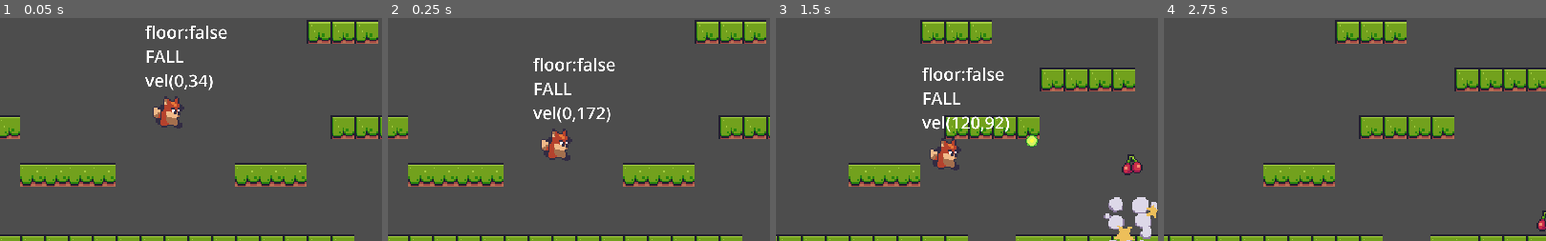
Above: before the commit, frames 1-4 (left to right).
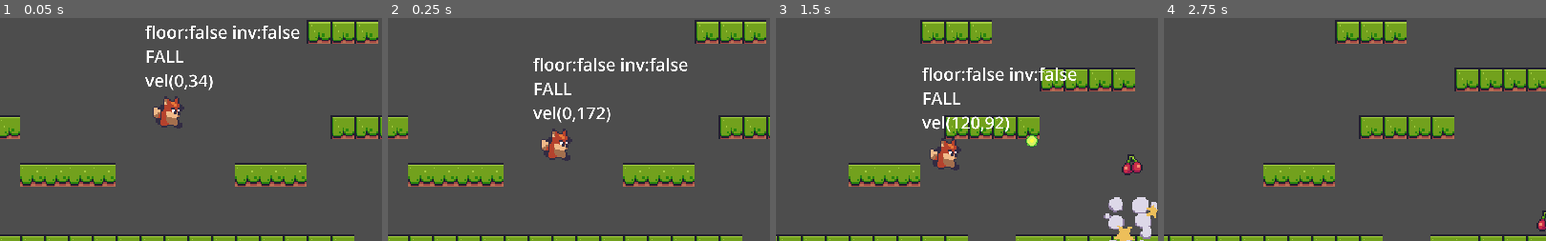
Above: after the commit, the same moments.

Repository: Babrakov/foxy-antics
Game: Godot game, scene res://scenes/level_base/level_base.tscn
Two runs of this game, one before a commit and one after it. Both use one fixed random seed, a clock stepped at 60 frames per second and the inputs below.
Inputs:
- Up to frame 1 (0.05 s): no input
- Up to frame 2 (0.25 s): no input
- Up to frame 3 (1.5 s): hold Right (right) from 0.53 s (still down); tap Space (shoot) at 0.6, 1.35 s; tap Alt (jump) at 0.77 s
- Up to frame 4 (2.75 s): tap Alt (jump) at 1.52 s; release Right (right) at 2.03 s; hold Left (left) from 2.03 s (still down); tap Space (shoot) at 2.1 s
The pictures show only the part of the screen within x 28-78%, y 46-96%; the shares and areas given below are measured in that part.

The runs differ from the first frame. In frame 1, 0.4% of the frame differs, in the area x 61-79%, y 3-10%; in frame 2, 0.4%; in frame 3, 0.4%, in the area x 61-79%, y 22-29%; in frame 4, nothing differs.

Commit message:
Invincible

Diff:
--- a/scenes/player/player.gd
+++ b/scenes/player/player.gd
@@ -12,8 +12,12 @@
 @onready var debug_label: Label = $DebugLabel
 @onready var sprite_2d: Sprite2D = $Sprite2D
 @onready var shooter: Shooter = $Shooter
+@onready var invincible_timer: Timer = $InvincibleTimer
+@onready var invincible_player: AnimationPlayer = $InvinciblePlayer
 
 var _state: PlayerState = PlayerState.IDLE
+var _invincible: bool = false
+
 
 # Called when the node enters the scene tree for the first time.
 func _ready() -> void:
@@ -33,8 +37,8 @@
 		shoot()
 
 func update_debug_label() -> void:
-	debug_label.text = "floor:%s\n%s\nvel(%.0f,%.0f)" % [
-		is_on_floor(),
+	debug_label.text = "floor:%s inv:%s\n%s\nvel(%.0f,%.0f)" % [
+		is_on_floor(), _invincible,
 		PlayerState.keys()[_state],
 		velocity.x, velocity.y
 	]
@@ -88,3 +92,20 @@
 			set_state(PlayerState.FALL)
 		else:
 			set_state(PlayerState.JUMP )
+
+func go_invincible() -> void:
+	_invincible = true
+	invincible_player.play("invincible")
+	invincible_timer.start()
+
+func apply_hit() -> void:
+	if _invincible == true:
+		return
+	go_invincible()
+
+func _on_invincible_timer_timeout() -> void:
+	_invincible = false
+	invincible_player.stop()
+
+func _on_hit_box_area_entered(area: Area2D) -> void:
+	apply_hit()
--- a/scenes/player/player.tscn
+++ b/scenes/player/player.tscn
@@ -124,6 +124,45 @@
 [sub_resource type="CapsuleShape2D" id="CapsuleShape2D_41nmu"]
 radius = 6.0
 height = 18.0
+
+[sub_resource type="Animation" id="Animation_gsu1p"]
+length = 0.001
+tracks/0/type = "value"
+tracks/0/imported = false
+tracks/0/enabled = true
+tracks/0/path = NodePath("Sprite2D:self_modulate")
+tracks/0/interp = 1
+tracks/0/loop_wrap = true
+tracks/0/keys = {
+"times": PackedFloat32Array(0),
+"transitions": PackedFloat32Array(1),
+"update": 0,
+"values": [Color(1, 1, 1, 1)]
+}
+
+[sub_resource type="Animation" id="Animation_t7psf"]
+resource_name = "invincible"
+length = 0.4
+loop_mode = 1
+step = 0.1
+tracks/0/type = "value"
+tracks/0/imported = false
+tracks/0/enabled = true
+tracks/0/path = NodePath("Sprite2D:self_modulate")
+tracks/0/interp = 1
+tracks/0/loop_wrap = true
+tracks/0/keys = {
+"times": PackedFloat32Array(0, 0.1, 0.2),
+"transitions": PackedFloat32Array(1, 1, 1),
+"update": 0,
+"values": [Color(1, 1, 1, 1), Color(1, 1, 1, 0), Color(1, 1, 1, 1)]
+}
+
+[sub_resource type="AnimationLibrary" id="AnimationLibrary_smn0a"]
+_data = {
+"RESET": SubResource("Animation_gsu1p"),
+"invincible": SubResource("Animation_t7psf")
+}
 
 [node name="Player" type="CharacterBody2D" groups=["Moveables", "Player"]]
 collision_layer = 0
@@ -166,3 +205,15 @@
 [node name="CollisionShape2D" type="CollisionShape2D" parent="HitBox"]
 position = Vector2(0, 5)
 shape = SubResource("CapsuleShape2D_41nmu")
+
+[node name="InvincibleTimer" type="Timer" parent="."]
+wait_time = 3.0
+one_shot = true
+
+[node name="InvinciblePlayer" type="AnimationPlayer" parent="."]
+libraries = {
+"": SubResource("AnimationLibrary_smn0a")
+}
+
+[connection signal="area_entered" from="HitBox" to="." method="_on_hit_box_area_entered"]
+[connection signal="timeout" from="InvincibleTimer" to="." method="_on_invincible_timer_timeout"]
Not shown: 1 places in scenes/player/player.tscn that only renumber resources
